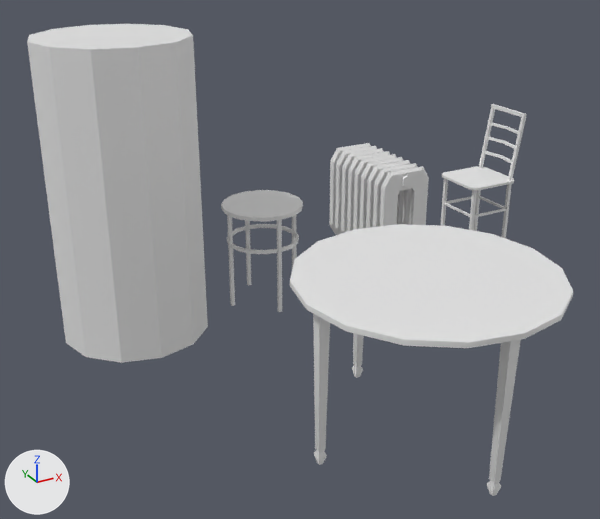
What one commit did to the Blender file assets/models/chair/chair.blend.
Camera for both pictures: a 50 mm camera at (-3.49, -5.1, 2.78) aimed at (-1.19, -0.91, 0.69). Lighting does not change. The marker at lower left points along +X, +Y and +Z.

Names of what the first picture shows: 'Cylinder.001', 'Cylinder.002', 'Stool', 'Stool.001', 'Stool.002'.
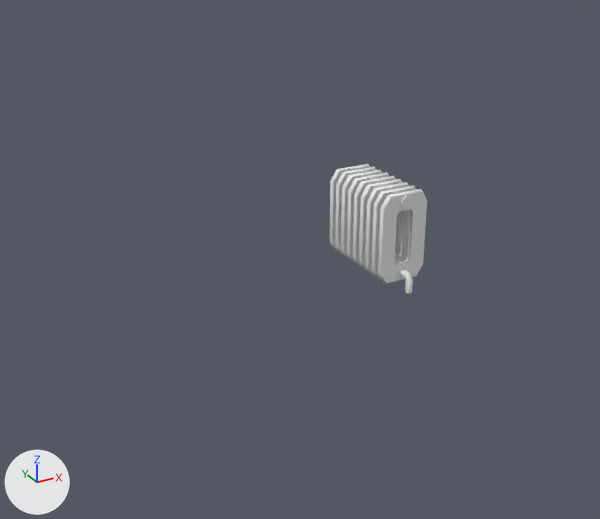
Where the newer file only moved an object's origin or applied its transform, the numbers keep the older frame.

Edits to the bpy script that builds the scene:
```text
Change me_cylinder_003:
    where me_cylinder_003.from_pydata(...)  # 128 vertices, 106 faces; spans x -0.227..0.227, y -0.227..0.227, z -0.571..0.011
    used by ob_stool; location = (-1.0, 0.0, 0.729); rotation_euler = (0.0, 0.0, -0.785), in degrees (0, 0, -45); scale = (1.3, 1.3, 1.3)
    me_cylinder_003 part 1: the loose piece of 32 vertices spanning x -0.227..0.227, y -0.227..0.227, z -0.011..0.011 is turned -45 degrees about the z axis through its middle and scaled by 1.3
    me_cylinder_003 part 2: the loose piece of 8 vertices spanning x -0.156..-0.127, y -0.156..-0.127, z -0.571..-0.011 is turned -45 degrees about the z axis through its middle and scaled by 1.28, then moved by (-0.119, 0.141, -0.081)
    me_cylinder_003 part 3: the loose piece of 8 vertices spanning x 0.127..0.156, y 0.127..0.156, z -0.571..-0.011 is turned -45 degrees about the z axis through its middle and scaled by 1.28, then moved by (0.119, -0.141, -0.081)
    me_cylinder_003 part 4: the loose piece of 8 vertices spanning x -0.156..-0.127, y 0.127..0.156, z -0.571..-0.011 is turned -45 degrees about the z axis through its middle and scaled by 1.28, then moved by (0.141, 0.119, -0.081)
    me_cylinder_003 part 5: the loose piece of 8 vertices spanning x 0.127..0.156, y -0.156..-0.127, z -0.571..-0.011 is turned -45 degrees about the z axis through its middle and scaled by 1.28, then moved by (-0.141, -0.119, -0.081)
    me_cylinder_003 part 6: the loose piece of 64 vertices spanning x -0.204..0.204, y -0.204..0.204, z -0.21..-0.19 is turned -45 degrees about the z axis through the mesh origin and scaled by 1.3
Change me_cylinder_008:
    used by ob_cylinder_002; location = (0.0, 0.0, 0.576); rotation_euler = (1.571, 0.0, 0.0), in degrees (90, 0, 0); scale = (0.997, 0.997, 0.997)
    remove me_cylinder_008.from_pydata(...)  # 432 vertices, 424 faces; spans x -0.213..0.213, y -0.563..0.371, z -0.514..0.498
    add me_cylinder_008.from_pydata(...)  # 432 vertices, 422 faces; spans x -0.206..0.206, y -0.496..0.513, z -0.576..0.196
    me_cylinder_008 part 7: the loose piece of 12 vertices spanning x -0.043..0.043, y 0.236..0.336, z -0.403..0.387 is turned 90 degrees about the x axis through its middle, then moved by (0.0, -0.277, 0.13)
    me_cylinder_008 part 8: the loose piece of 40 vertices spanning x -0.213..0.213, y -0.371..0.371, z 0.24..0.285 is deleted
    me_cylinder_008 part 9: the loose piece of 40 vertices spanning x -0.213..0.213, y -0.371..0.371, z -0.121..-0.076 is deleted
    me_cylinder_008 part 10: the loose piece of 40 vertices spanning x -0.213..0.213, y -0.371..0.371, z -0.211..-0.166 is deleted
    me_cylinder_008 part 11: the loose piece of 40 vertices spanning x -0.213..0.213, y -0.371..0.371, z -0.301..-0.256 is deleted
    me_cylinder_008 part 12: the loose piece of 40 vertices spanning x -0.213..0.213, y -0.371..0.371, z 0.33..0.375 is deleted
    me_cylinder_008 part 13: 220 vertices removed from x -0.213..0.213, y -0.563..0.371, z -0.514..0.498; 420 vertices added at x -0.206..0.206, y -0.496..0.513, z -0.576..0.196
    me_cylinder_008 part 14: the surface is now shaded smooth
Change ob_stool:
    ob_stool.rotation_euler: (0.0, 0.0, -0.785) -> (0.0, 0.0, 0.0)  # degrees (0, 0, -45) -> degrees (0, 0, 0)
    ob_stool.scale: (1.3, 1.3, 1.3) -> (1.0, 1.0, 1.0)
    ob_stool.location: (-1.0, 0.0, 0.729) -> (0.0, 0.0, 0.729)
    add ob_stool.hide_set(True)
Change ob_cylinder_001:
    add ob_cylinder_001.hide_set(True)
Remove ob_stool_001:
    ob_stool_001 = bpy.data.objects.new('Stool.001', me_cylinder_006)
Change ob_cylinder_002:
    ob_cylinder_002.rotation_euler: (1.571, 0.0, 0.0) -> (0.0, 0.0, 0.0)  # degrees (90, 0, 0) -> degrees (0, 0, 0)
    ob_cylinder_002.scale: (0.997, 0.997, 0.997) -> (1.0, 1.0, 1.0)
Remove ob_stool_002:
    ob_stool_002 = bpy.data.objects.new('Stool.002', me_cylinder_009)
```

Changed parts and their boxes [x1, y1, x2, y2] in the pictures (600 x 519 px; the box of a moved part takes in the faces that stretch with it):
'Cylinder.001', hidden
    before: [27, 24, 208, 363]
'Stool.002', deleted
    before: [290, 224, 573, 496]
'Cylinder.002', reshaped, turned, rescaled
    before: [329, 143, 429, 235]
    after: [330, 164, 427, 293]
'Stool', hidden
    before: [221, 190, 303, 312]
'Stool.001', deleted
    before: [441, 104, 527, 239]
part 1 of me_cylinder_003, moved or reshaped (not visible afterwards)
    before: [221, 190, 303, 222]
part 2 of me_cylinder_003, moved or reshaped (not visible afterwards)
    before: [227, 215, 235, 306]
part 3 of me_cylinder_003, moved or reshaped (not visible afterwards)
    before: [292, 215, 297, 269]
part 4 of me_cylinder_003, moved or reshaped (not visible afterwards)
    before: [245, 220, 251, 286]
part 5 of me_cylinder_003, moved or reshaped (not visible afterwards)
    before: [277, 220, 282, 312]
part 6 of me_cylinder_003, moved or reshaped (not visible afterwards)
    before: [227, 224, 299, 254]
part 7 of me_cylinder_008, moved or reshaped
    before: [402, 175, 413, 188]
    after: [379, 182, 412, 209]
part 8 of me_cylinder_008, deleted
    before: [373, 163, 418, 227]
part 9 of me_cylinder_008, deleted
    before: [347, 151, 390, 232]
part 10 of me_cylinder_008, deleted
    before: [341, 148, 384, 233]
part 11 of me_cylinder_008, deleted
    before: [335, 146, 377, 234]
part 12 of me_cylinder_008, deleted
    before: [380, 166, 429, 226]
part 13 of me_cylinder_008, moved or reshaped
    before: [329, 143, 411, 235]
    after: [330, 164, 427, 293]
